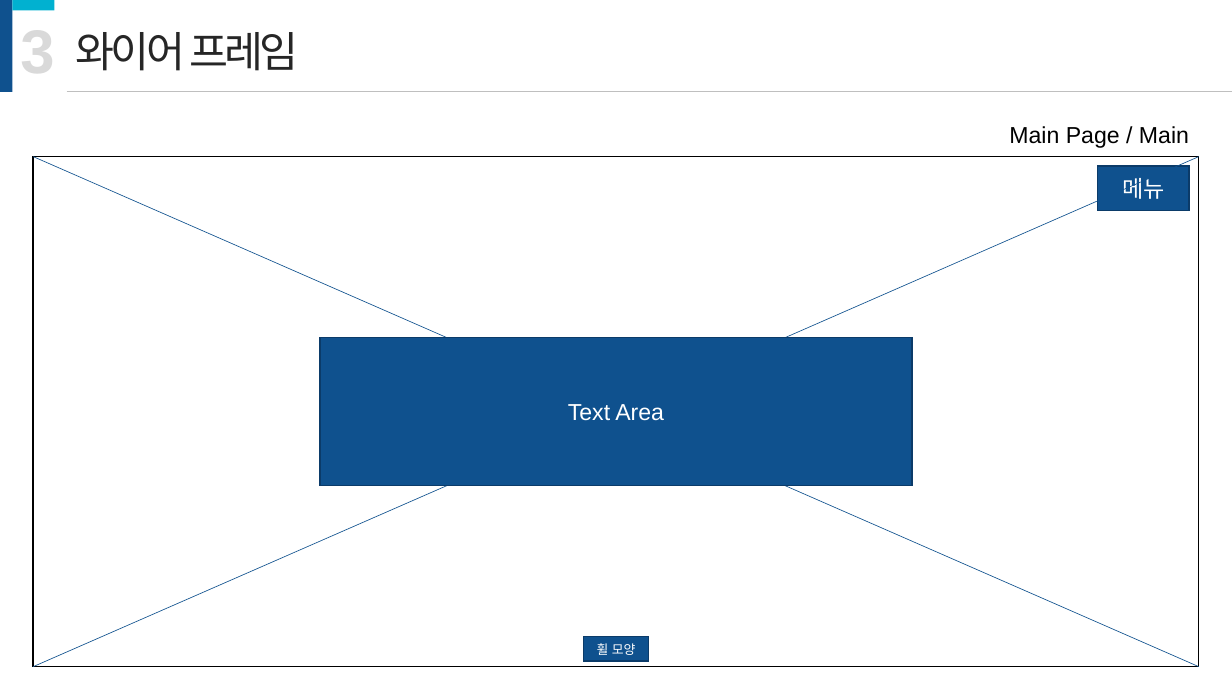
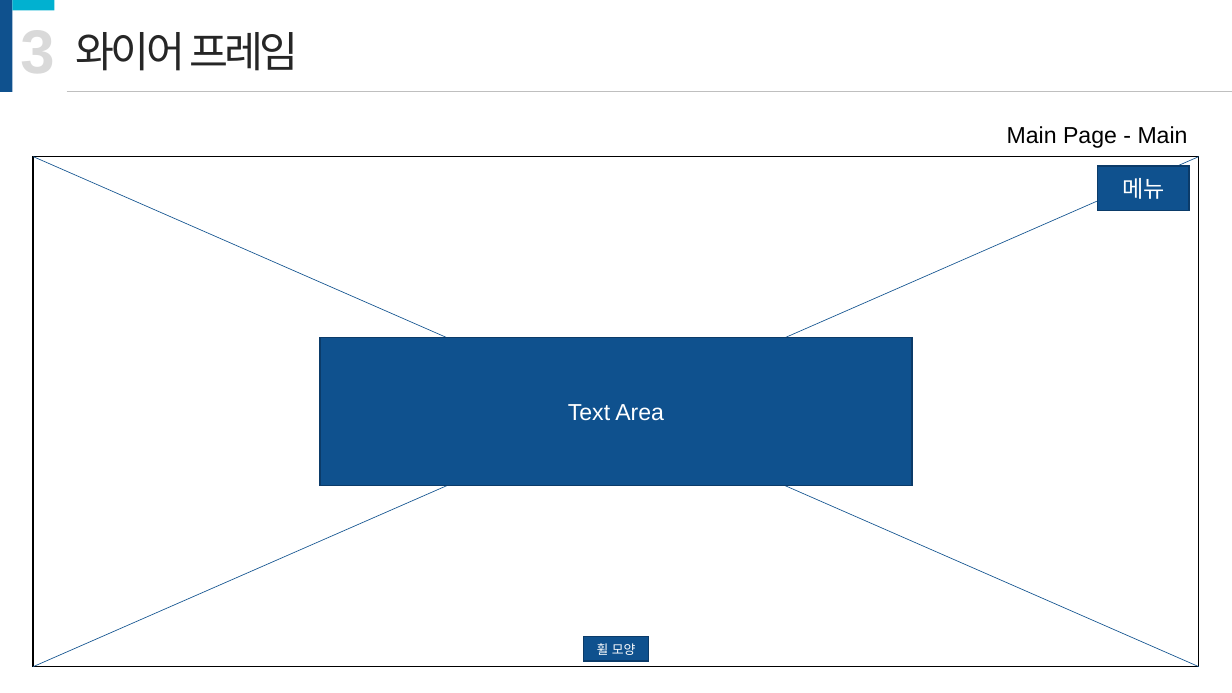
Before and after one commit to Agratos/portfolio, a slide deck: slide 9 of document/Portfolio-기획서.pptx. Drawn at 1232x693 pixels with LibreOffice and Linux fonts; fonts in the diff are those of the drawing. Boxes give left, top, right and bottom in pixels: in the first picture for what was removed or moved away, otherwise in the second. Text is boxed around its words. In the diff, an @@ line names an element or a change of style, - is before the commit and + after.

```diff
--- a/document/Portfolio-기획서.pptx
+++ b/document/Portfolio-기획서.pptx
@@ text at bbox=[1007, 126, 1188, 148]: text changed @@
-Main Page / Main
+Main Page - Main
```
Also in this commit, not shown: 1 other slide changed, 8 slides added.
